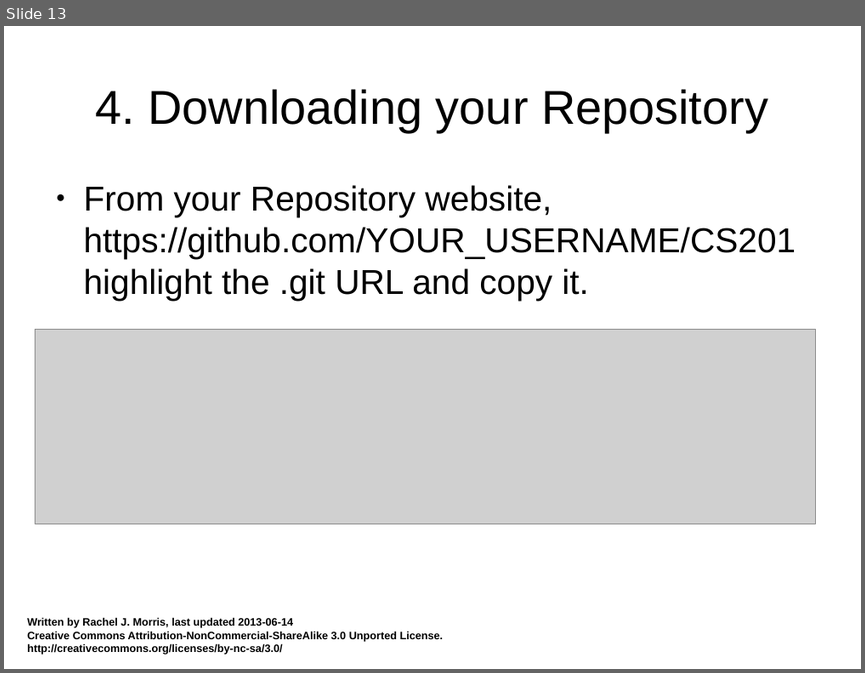
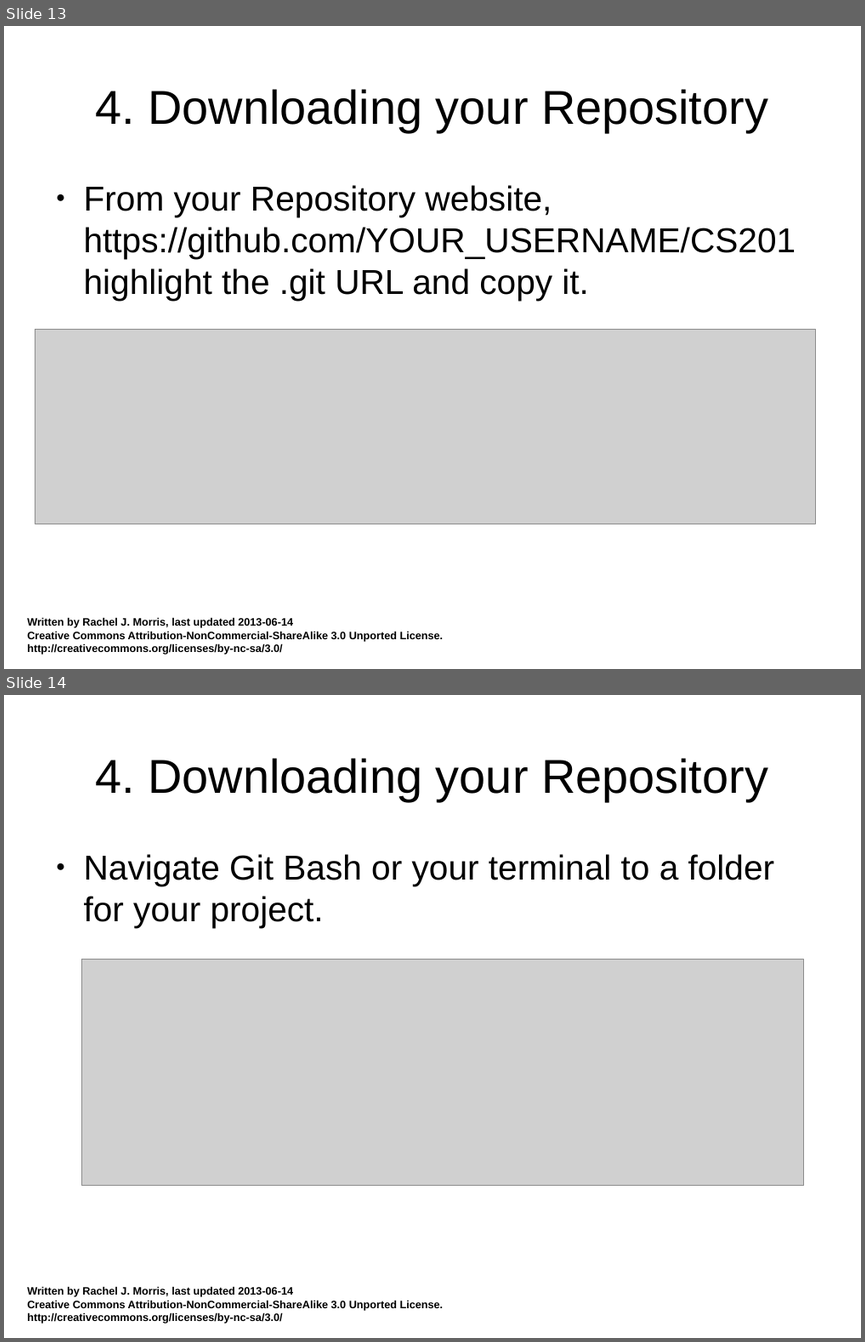
Before and after one commit to mactwist555/CPP-Course, a slide deck: Extra/How to use Git - GitBash.odp. Shown one above the other, each under a label of ours: slide 13 before the commit, slides 13 and 14 after it. The pictures are 865x673 and 865x1342 pixels, drawn with LibreOffice and Linux fonts; fonts in the diff are those of the drawing; grey boxes stand for pictures. Boxes give left, top, right and bottom in pixels: in the first picture for what was removed or moved away, otherwise in the second. Text is boxed around its words. In the diff, an @@ line names an element or a change of style, - is before the commit and + after.

Commit message:
Added instructions for using Git Bash / CLI
I'm not much of a CLI person, but I always prefer source control from
command line. :B

```diff
--- a/Extra/How to use Git - GitBash.odp
+++ b/Extra/How to use Git - GitBash.odp
@@ slide 14 added at bbox=[4, 695, 861, 1338], background #FFFFFF; not listed: 1 template element that a slide beside it also shows @@
@@ title added at bbox=[96, 758, 768, 801], 44 pt, text #000000 @@
+4. Downloading your Repository
@@ text added at bbox=[84, 854, 775, 928], 32 pt, text #000000 @@
+● Navigate Git Bash or your terminal to a folder for your project.
@@ picture added at bbox=[81, 959, 804, 1185] @@
```
Also in this commit, not shown: 9 slides changed, 5 other slides added, 6 slides removed.
